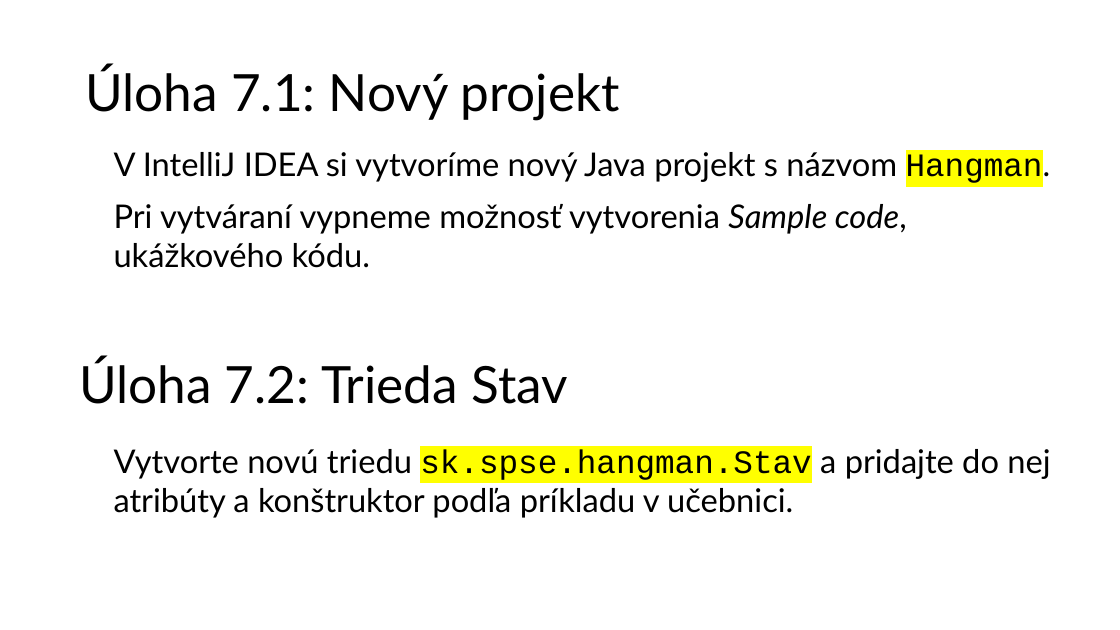
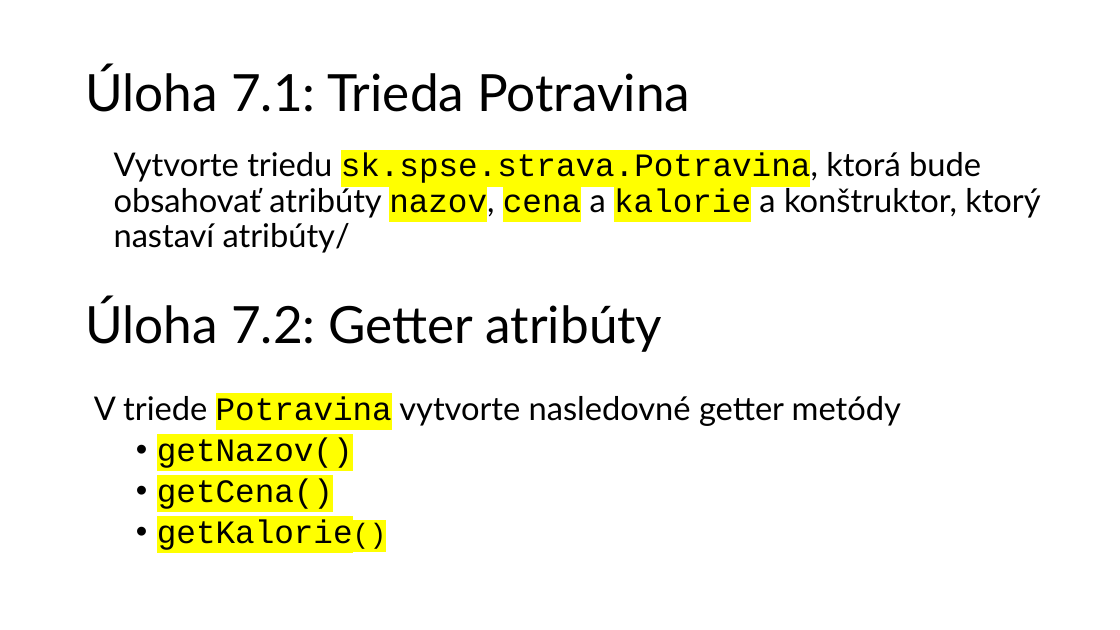
Before and after one commit to wagjo/oop, a slide deck: slide 5 of prezentacie/c07w.pptx. Drawn at 1120x630 pixels with LibreOffice and Linux fonts; fonts in the diff are those of the drawing. Boxes give left, top, right and bottom in pixels: in the first picture for what was removed or moved away, otherwise in the second. Text is boxed around its words. In the diff, an @@ line names an element or a change of style, - is before the commit and + after.

```diff
--- a/prezentacie/c07w.pptx
+++ b/prezentacie/c07w.pptx
@@ title at <box>85,66,690,112</box>: text changed @@
-Úloha 7.1: Nový projekt
+Úloha 7.1: Trieda Potravina
@@ text at <box>114,152,1040,253</box>: text changed @@
-V IntelliJ IDEA si vytvoríme nový Java projekt s názvom Hangman.
-Pri vytváraní vypneme možnosť vytvorenia Sample code, ukážkového kódu.
+Vytvorte triedu sk.spse.strava.Potravina, ktorá bude obsahovať atribúty nazov, cena a kalorie a konštruktor, ktorý nastaví atribúty/
@@ text at <box>85,299,663,352</box>: text changed @@
-Úloha 7.2: Trieda Stav
+Úloha 7.2: Getter atribúty
@@ text at <box>94,396,901,550</box>: text changed; font Lato to Courier New @@
-Vytvorte novú triedu sk.spse.hangman.Stav a pridajte do nej atribúty a konštruktor podľa príkladu v učebnici.
+V triede Potravina vytvorte nasledovné getter metódy
+  • getNazov()
+  • getCena()
+  • getKalorie()
```
Also in this commit, not shown: 3 other slides changed, 3 slides added, 8 slides removed, 8 other files.
